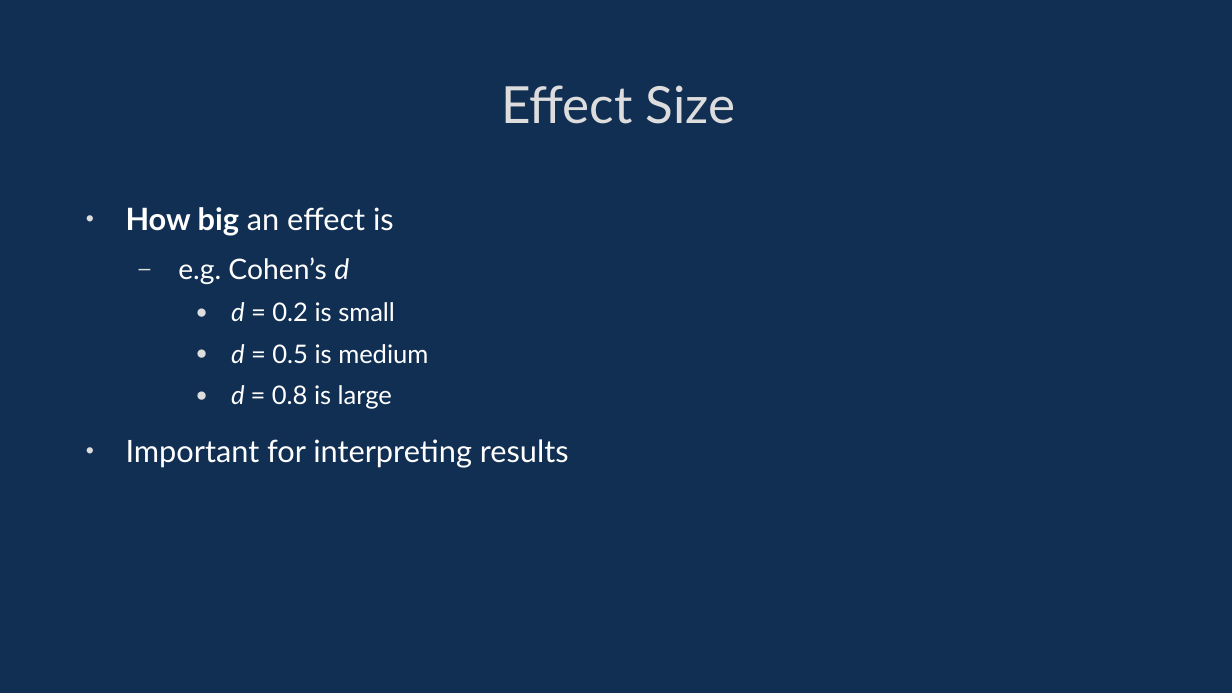
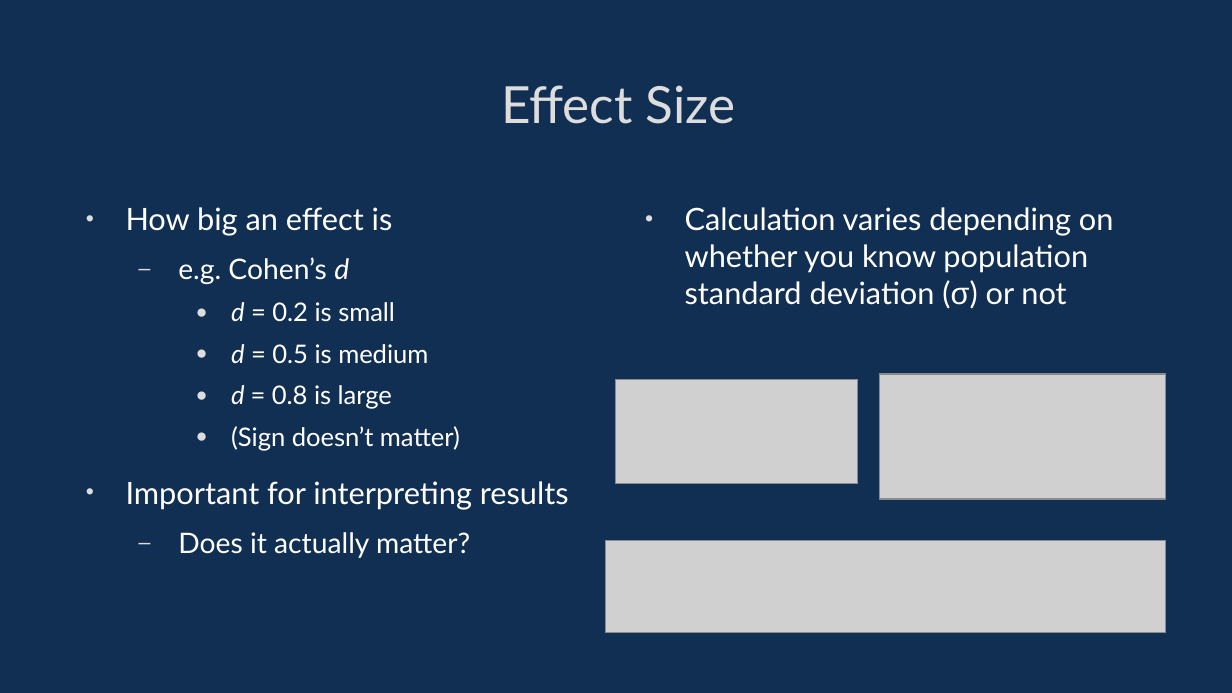
Before and after one commit to davidgundry/maths22-23, a slide deck: slide 40 of slides/maths-12-inferrential-statistics.odp (slide 50 before the commit). Drawn at 1232x693 pixels with LibreOffice and Linux fonts; fonts in the diff are those of the drawing; grey boxes stand for pictures. Boxes give left, top, right and bottom in pixels: in the first picture for what was removed or moved away, otherwise in the second. Text is boxed around its words. In the diff, an @@ line names an element or a change of style, - is before the commit and + after.

```diff
--- a/slides/maths-12-inferrential-statistics.odp
+++ b/slides/maths-12-inferrential-statistics.odp
@@ text at bbox=[126, 207, 393, 236]: bold off in "How big" @@
@@ text added at bbox=[685, 207, 1114, 308], 19.8 pt, text #FFFFFF @@
+• Calculation varies depending on whether you know population standard deviation (σ) or not
@@ picture added at bbox=[616, 379, 859, 484] @@
@@ picture added at bbox=[880, 375, 1166, 500] @@
@@ text at bbox=[231, 426, 460, 451]: paragraph added @@
+    ● (Sign doesn’t matter)
@@ text at bbox=[178, 532, 470, 558]: paragraph added @@
+  – Does it actually matter?
@@ picture added at bbox=[606, 541, 1167, 633] @@
```
Also in this commit, not shown: 32 other slides changed, 22 slides added, 28 slides removed, 17 other files.
